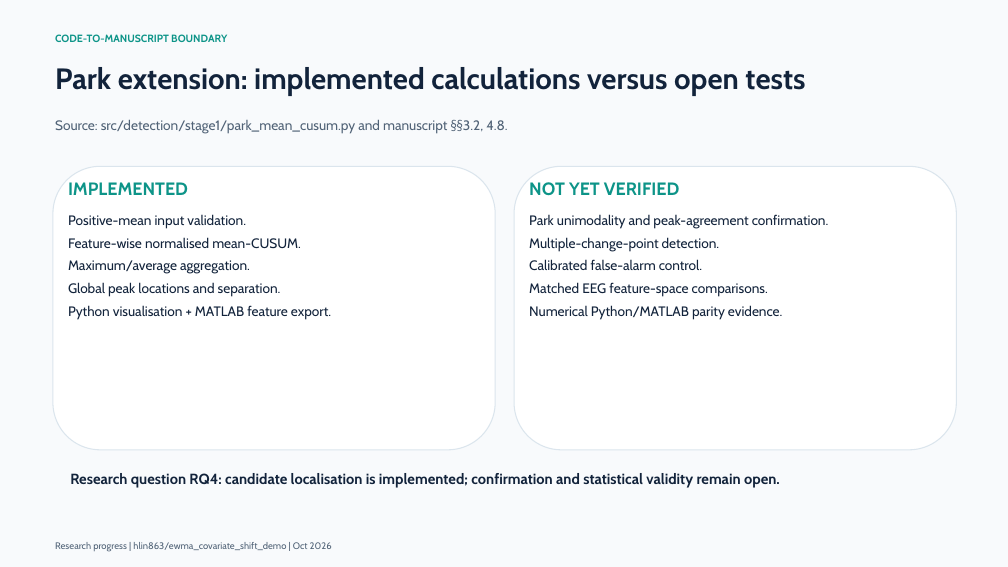
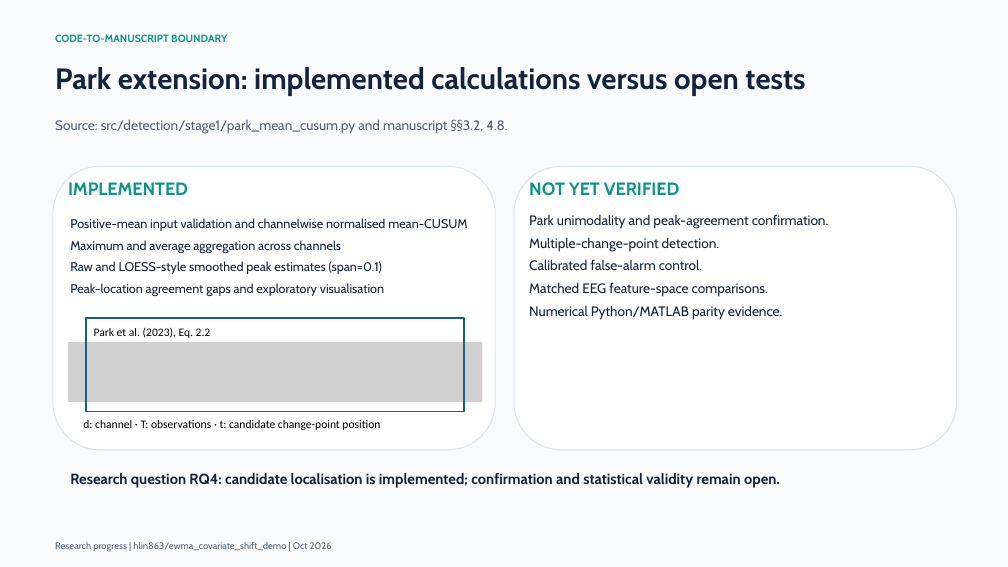
Before and after one commit to hlin863/ewma_covariate_shift_demo, a slide deck: slide 6 of presentations/EWMA_Covariate_Shift_Progress_Review_Haocheng_Lin.pptx. Drawn at 1008x567 pixels with LibreOffice and Linux fonts; fonts in the diff are those of the drawing; grey boxes stand for pictures. Boxes give left, top, right and bottom in pixels: in the first picture for what was removed or moved away, otherwise in the second. Text is boxed around its words. In the diff, an @@ line names an element or a change of style, - is before the commit and + after.

```diff
--- a/presentations/EWMA_Covariate_Shift_Progress_Review_Haocheng_Lin.pptx
+++ b/presentations/EWMA_Covariate_Shift_Progress_Review_Haocheng_Lin.pptx
@@ text at (x1=70, y1=218, x2=467, y2=296): text changed; size 13 to 12 pt @@
-Positive-mean input validation.
-Feature-wise normalised mean-CUSUM.
-Maximum/average aggregation.
-Global peak locations and separation.
-Python visualisation + MATLAB feature export.
+Positive-mean input validation and channelwise normalised mean-CUSUM
+Maximum and average aggregation across channels
+Raw and LOESS-style smoothed peak estimates (span=0.1)
+Peak-location agreement gaps and exploratory visualisation
@@ rectangle added at (x1=86, y1=318, x2=464, y2=412), outline #156082 1.5 pt @@
@@ text added at (x1=94, y1=327, x2=211, y2=338), 11 pt, text #000000 @@
+Park et al. (2023), Eq. 2.2
@@ picture added at (x1=68, y1=342, x2=482, y2=402) @@
@@ text added at (x1=83, y1=420, x2=380, y2=430), 11 pt, text #000000 @@
+d: channel · T: observations · t: candidate change-point position
```
Also in this commit, not shown: 1 slide added.
